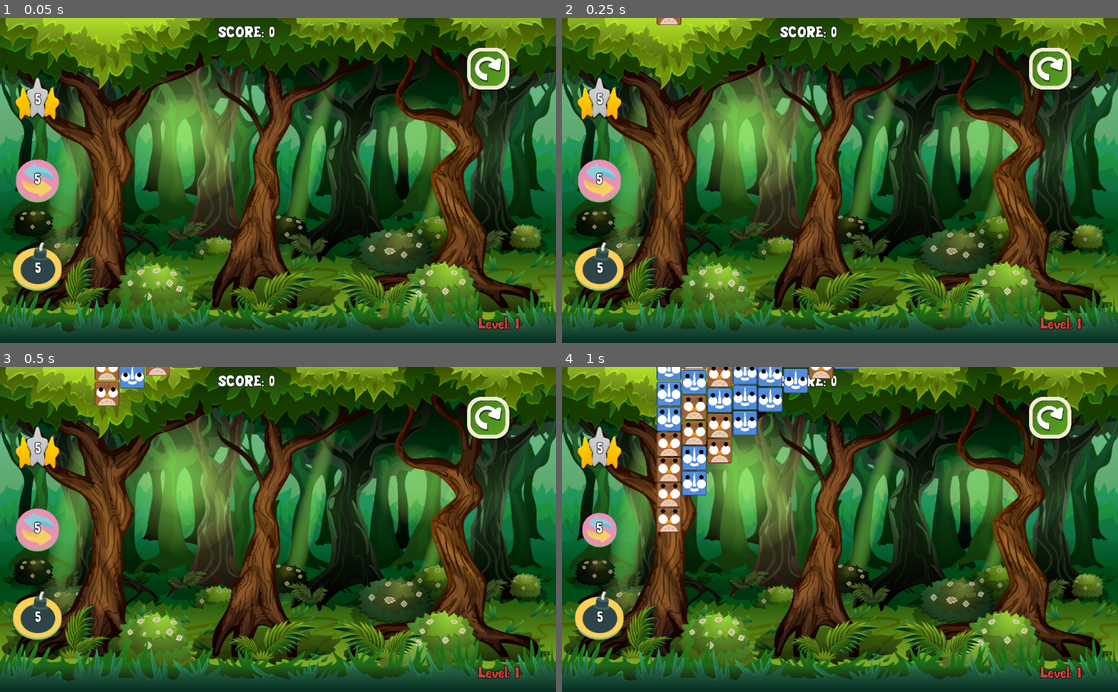
Above: before the commit, frames 1-4 (two rows, left to right).
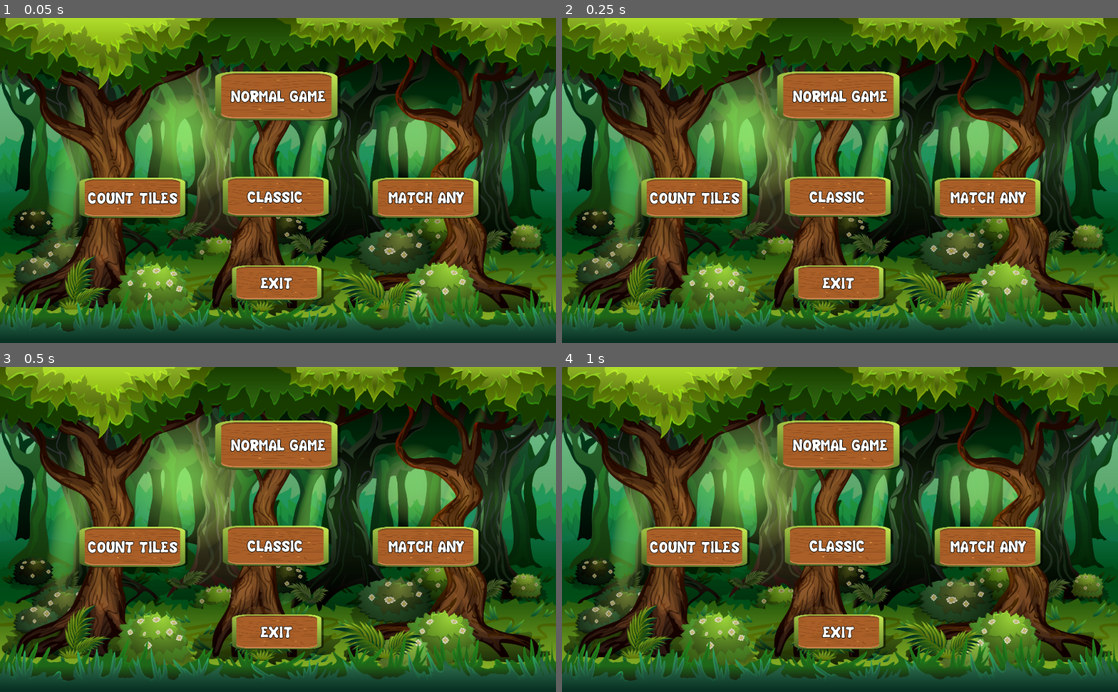
Above: after the commit, the same moments.

Repository: borkoDimitrov/AnimalBlocks
Game: Godot game, scene res://UI/StartMenu.tscn
Two runs of this game, one before a commit and one after it. Both use one fixed random seed, a clock stepped at 60 frames per second and the inputs below. Before the commit the project starts from res://LevelManager.tscn.
Inputs (mouse positions are in pixels of both pictures, inside the frame that each line leads up to):
- Up to frame 1 (0.05 s): no input
- Up to frame 2 (0.25 s): no input
- Up to frame 3 (0.5 s): no input
- Up to frame 4 (1 s): click (600, 529) at 0.52 s

The runs differ from the first frame. In frame 1, 16% of the frame differs, in the area x 2-94%, y 2-96%; in frame 2, 16%; in frame 3, 17%; in frame 4, 22%, in the area x 2-94%, y 0-96%.

Commit message:
Fixed final bugs

Diff:
--- a/Globals.gd
+++ b/Globals.gd
@@ -3,6 +3,8 @@
 const TILE_SIZE = 140
 
 var first_block : RigidBody2D
+
+var type_of_game = ""
 
 signal HANDLE_LEVEL_WON
 signal RELOAD_CURRENT_LEVEL
--- a/Level/Level.gd
+++ b/Level/Level.gd
@@ -105,6 +105,7 @@
 		player.connect("finished", player, "queue_free")
 
 func SpawnTiles(count, position):
+	get_tree().call_group("detectors", "DisableDetector")
 	for index in range(count):
 		var figureId = possible_tiles[randi() % number_of_animals]
 		var tile = load(figureId).instance()
@@ -113,6 +114,8 @@
 		tile.position = end_position
 		$Tiles.add_child(tile)
 	get_tree().call_group("tiles", "EnableBlockButton")
+	yield(get_tree().create_timer(3.0), "timeout")
+	get_tree().call_group("detectors", "EnableDetector")
 
 func HandleTileClicked(tile):
 	for skill in $"%Skills".get_children():
--- a/LevelManager.gd
+++ b/LevelManager.gd
@@ -5,15 +5,25 @@
 var swap_count : int
 var match_count : int
 
-onready var levels = [
-	preload("res://Level/ClassicLevel.tscn"),
-	preload("res://Level/LevelTileCount.tscn"),
-	preload("res://Level/LevelTileDestroyer.tscn")]
+onready var levels = []
 
 func _ready():
 	Globals.connect("HANDLE_LEVEL_WON", self, "HandleLevelWon")
 	Globals.connect("RELOAD_CURRENT_LEVEL", self, "ReloadCurrentLevel")
+	HandleStartGame()
 	StartLevel()
+
+func HandleStartGame():
+	if Globals.type_of_game == "normal_game":
+		levels.append(preload("res://Level/ClassicLevel.tscn"))
+		levels.append(preload("res://Level/LevelTileCount.tscn"))
+		levels.append(preload("res://Level/LevelTileDestroyer.tscn"))
+	if Globals.type_of_game == "classic_game":
+		levels.append(preload("res://Level/ClassicLevel.tscn"))
+	if Globals.type_of_game == "count_game":
+		levels.append(preload("res://Level/LevelTileCount.tscn"))
+	if Globals.type_of_game == "match_game":
+		levels.append(preload("res://Level/LevelTileDestroyer.tscn"))
 
 func HandleLevelWon():
 	completedLevelsCount += 1
--- a/UI/StartMenu.gd
+++ b/UI/StartMenu.gd
@@ -1,6 +1,19 @@
 extends Control
 
-func _on_ClassicGame_pressed():
+func _on_NormalGame_pressed():
+	Globals.type_of_game = "normal_game"
+	get_tree().change_scene("res://LevelManager.tscn")
+
+func _on_Classic_pressed():
+	Globals.type_of_game = "classic_game"
+	get_tree().change_scene("res://LevelManager.tscn")
+
+func _on_Count_pressed():
+	Globals.type_of_game = "count_game"
+	get_tree().change_scene("res://LevelManager.tscn")
+
+func _on_MatchMore_pressed():
+	Globals.type_of_game = "match_game"
 	get_tree().change_scene("res://LevelManager.tscn")
 
 func _on_Exit_pressed():
--- a/UI/StartMenu.tscn
+++ b/UI/StartMenu.tscn
@@ -16,54 +16,91 @@
 texture = ExtResource( 1 )
 expand = true
 
-[node name="ClassicGame" type="TextureButton" parent="."]
-margin_left = 399.0
-margin_top = 206.0
-margin_right = 630.0
-margin_bottom = 297.0
+[node name="NormalGame" type="TextureButton" parent="."]
+margin_left = 396.0
+margin_top = 99.0
+margin_right = 627.0
+margin_bottom = 190.0
 texture_normal = ExtResource( 2 )
 expand = true
 
-[node name="Label" type="Label" parent="ClassicGame"]
-margin_left = 78.0
-margin_top = 30.0
-margin_right = 256.0
-margin_bottom = 70.0
+[node name="Label" type="Label" parent="NormalGame"]
+margin_left = 29.0
+margin_top = 29.0
+margin_right = 207.0
+margin_bottom = 69.0
 custom_fonts/font = ExtResource( 3 )
-text = "PLAY"
+text = "NORMAL GAME"
+__meta__ = {
+"_edit_lock_": true
+}
 
-[node name="Survival" type="TextureButton" parent="."]
-visible = false
-margin_left = 403.0
-margin_top = 272.0
-margin_right = 618.0
-margin_bottom = 355.0
+[node name="Count" type="TextureButton" parent="."]
+margin_left = 146.0
+margin_top = 295.0
+margin_right = 346.0
+margin_bottom = 370.0
 texture_normal = ExtResource( 2 )
 expand = true
 
-[node name="Label" type="Label" parent="Survival"]
-margin_left = 43.0
-margin_top = 23.0
-margin_right = 173.0
-margin_bottom = 61.0
+[node name="Label" type="Label" parent="Count"]
+margin_left = 16.0
+margin_top = 21.0
+margin_right = 181.0
+margin_bottom = 59.0
 custom_fonts/font = ExtResource( 3 )
-text = "SURVIVAL"
+text = "COUNT TILES"
+
+[node name="Classic" type="TextureButton" parent="."]
+margin_left = 410.0
+margin_top = 293.0
+margin_right = 610.0
+margin_bottom = 368.0
+texture_normal = ExtResource( 2 )
+expand = true
+
+[node name="Label" type="Label" parent="Classic"]
+margin_left = 46.0
+margin_top = 21.0
+margin_right = 176.0
+margin_bottom = 59.0
+custom_fonts/font = ExtResource( 3 )
+text = "CLASSIC"
+
+[node name="MatchMore" type="TextureButton" parent="."]
+margin_left = 686.0
+margin_top = 295.0
+margin_right = 886.0
+margin_bottom = 370.0
+texture_normal = ExtResource( 2 )
+expand = true
+
+[node name="Label" type="Label" parent="MatchMore"]
+margin_left = 29.0
+margin_top = 20.0
+margin_right = 176.0
+margin_bottom = 58.0
+custom_fonts/font = ExtResource( 3 )
+text = "MATCH ANY"
 
 [node name="Exit" type="TextureButton" parent="."]
-margin_left = 412.0
-margin_top = 384.0
-margin_right = 603.0
-margin_bottom = 456.0
+margin_left = 427.0
+margin_top = 457.0
+margin_right = 596.0
+margin_bottom = 522.0
 texture_normal = ExtResource( 2 )
 expand = true
 
 [node name="Label" type="Label" parent="Exit"]
-margin_left = 63.0
-margin_top = 19.0
-margin_right = 132.0
-margin_bottom = 57.0
+margin_left = 52.0
+margin_top = 16.0
+margin_right = 121.0
+margin_bottom = 54.0
 custom_fonts/font = ExtResource( 3 )
 text = "EXIT"
 
-[connection signal="pressed" from="ClassicGame" to="." method="_on_ClassicGame_pressed"]
+[connection signal="pressed" from="NormalGame" to="." method="_on_NormalGame_pressed"]
+[connection signal="pressed" from="Count" to="." method="_on_Count_pressed"]
+[connection signal="pressed" from="Classic" to="." method="_on_Classic_pressed"]
+[connection signal="pressed" from="MatchMore" to="." method="_on_MatchMore_pressed"]
 [connection signal="pressed" from="Exit" to="." method="_on_Exit_pressed"]
--- a/project.godot
+++ b/project.godot
@@ -11,7 +11,7 @@
 [application]
 
 config/name="DeerBlocks"
-run/main_scene="res://LevelManager.tscn"
+run/main_scene="res://UI/StartMenu.tscn"
 
 [autoload]
 
